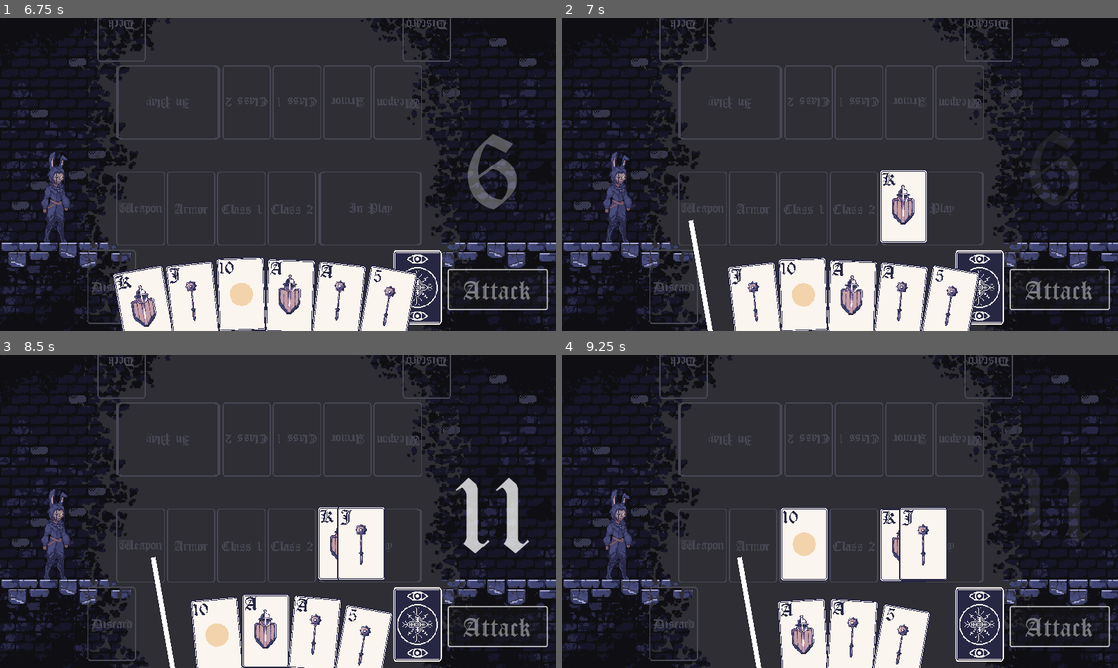
Above: before the commit, frames 1-4 (two rows, left to right).
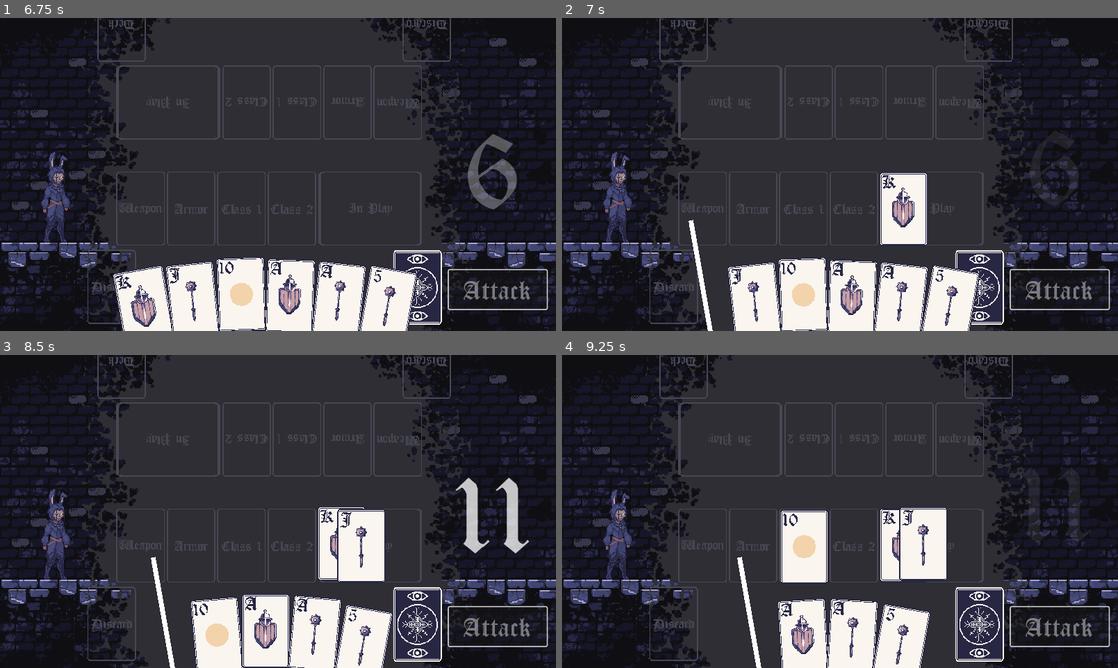
Above: after the commit, the same moments.

Repository: grahamcr4cker/PracticeCards
Game: Godot game, scene res://main_menu.tscn
Same seed, same stepped clock (60 frames per second), same inputs: the game is played once before the commit and once after it.
Inputs (mouse positions are in pixels of both pictures, inside the frame that each line leads up to):
- Up to frame 1 (6.75 s): click "Thief" at 0.5 s; click "Priest" at 1.25 s; click "Longblade" at 2 s; click "Mace" at 2.75 s; click "Heavy Armor" at 3.5 s; click "Play Game" at 4.25 s; click "Attack" at 5 s; move the mouse to (417, 287) at 5.77 s; click (417, 287) at 5.85 s; move the mouse to (144, 305) at 6.52 s; click (144, 305) at 6.6 s
- Up to frame 2 (7 s): no input
- Up to frame 3 (8.5 s): click "Attack" at 7.25 s; move the mouse to (166, 642) at 8.02 s; click (166, 642) at 8.1 s
- Up to frame 4 (9.25 s): move the mouse to (756, 642) at 8.77 s; click (756, 642) at 8.85 s

Frame 1 is identical in both runs. In frame 2, 0.4% of the frame differs, in the area x 57-66%, y 48-73%; in frame 3, 0.3%; in frame 4, 0.3%.

Commit message:
Animated card attempt

Diff:
--- a/PlayableCard.tscn
+++ b/PlayableCard.tscn
@@ -3,39 +3,6 @@
 [ext_resource type="Texture2D" uid="uid://bhwmi0xufos0m" path="res://assets/Card Art/card_back.png" id="1_il4xp"]
 [ext_resource type="Material" uid="uid://c2aiki26mcnqh" path="res://WhiteColorShader.tres" id="1_iqj45"]
 [ext_resource type="Script" path="res://PlayableCard.gd" id="2_sp0tm"]
-
-[sub_resource type="Animation" id="Animation_xwct2"]
-resource_name = "idle"
-length = 3.0
-loop_mode = 1
-tracks/0/type = "value"
-tracks/0/imported = false
-tracks/0/enabled = true
-tracks/0/path = NodePath(".:offset")
-tracks/0/interp = 1
-tracks/0/loop_wrap = true
-tracks/0/keys = {
-"times": PackedFloat32Array(0, 0.9, 1.8, 2.6, 3),
-"transitions": PackedFloat32Array(1, 1, 1, 1, 1),
-"update": 0,
-"values": [Vector2(0, 0), Vector2(0, -5), Vector2(0, -5), Vector2(0, 0), Vector2(0, 0)]
-}
-
-[sub_resource type="Animation" id="Animation_2jh8b"]
-resource_name = "snap_up"
-length = 0.1
-tracks/0/type = "value"
-tracks/0/imported = false
-tracks/0/enabled = true
-tracks/0/path = NodePath(".:offset")
-tracks/0/interp = 1
-tracks/0/loop_wrap = true
-tracks/0/keys = {
-"times": PackedFloat32Array(0, 0.1),
-"transitions": PackedFloat32Array(1, 1),
-"update": 0,
-"values": [Vector2(0, 0), Vector2(0, -20)]
-}
 
 [sub_resource type="Animation" id="Animation_s1omt"]
 length = 0.001
@@ -64,6 +31,67 @@
 "values": [Vector2(1, 1)]
 }
 
+[sub_resource type="Animation" id="Animation_xwct2"]
+resource_name = "idle"
+length = 3.0
+loop_mode = 1
+tracks/0/type = "value"
+tracks/0/imported = false
+tracks/0/enabled = true
+tracks/0/path = NodePath(".:offset")
+tracks/0/interp = 1
+tracks/0/loop_wrap = true
+tracks/0/keys = {
+"times": PackedFloat32Array(0, 0.9, 1.8, 2.6, 3),
+"transitions": PackedFloat32Array(1, 1, 1, 1, 1),
+"update": 0,
+"values": [Vector2(0, 0), Vector2(0, -5), Vector2(0, -5), Vector2(0, 0), Vector2(0, 0)]
+}
+
+[sub_resource type="Animation" id="Animation_2jh8b"]
+resource_name = "snap_up"
+length = 0.1
+tracks/0/type = "value"
+tracks/0/imported = false
+tracks/0/enabled = true
+tracks/0/path = NodePath(".:offset")
+tracks/0/interp = 1
+tracks/0/loop_wrap = true
+tracks/0/keys = {
+"times": PackedFloat32Array(0, 0.1),
+"transitions": PackedFloat32Array(1, 1),
+"update": 0,
+"values": [Vector2(0, 0), Vector2(0, -20)]
+}
+
+[sub_resource type="Animation" id="Animation_ovg3d"]
+resource_name = "teleport_in"
+length = 0.4
+tracks/0/type = "value"
+tracks/0/imported = false
+tracks/0/enabled = true
+tracks/0/path = NodePath(".:material:shader_parameter/active")
+tracks/0/interp = 1
+tracks/0/loop_wrap = true
+tracks/0/keys = {
+"times": PackedFloat32Array(0, 0.3, 0.4),
+"transitions": PackedFloat32Array(1, 1, 1),
+"update": 1,
+"values": [true, true, false]
+}
+tracks/1/type = "value"
+tracks/1/imported = false
+tracks/1/enabled = true
+tracks/1/path = NodePath(".:scale")
+tracks/1/interp = 1
+tracks/1/loop_wrap = true
+tracks/1/keys = {
+"times": PackedFloat32Array(0, 0.3, 0.4),
+"transitions": PackedFloat32Array(1, 1, 1),
+"update": 0,
+"values": [Vector2(0, 2.5), Vector2(1, 1), Vector2(1, 1)]
+}
+
 [sub_resource type="Animation" id="Animation_pnme6"]
 resource_name = "teleport_out"
 length = 0.6
@@ -102,34 +130,6 @@
 "transitions": PackedFloat32Array(1, 1, 1),
 "update": 0,
 "values": [Vector2(1, 1), Vector2(1.2, 1.2), Vector2(0, 2.5)]
-}
-
-[sub_resource type="Animation" id="Animation_ovg3d"]
-resource_name = "teleport_in"
-length = 0.4
-tracks/0/type = "value"
-tracks/0/imported = false
-tracks/0/enabled = true
-tracks/0/path = NodePath(".:material:shader_parameter/active")
-tracks/0/interp = 1
-tracks/0/loop_wrap = true
-tracks/0/keys = {
-"times": PackedFloat32Array(0, 0.3, 0.4),
-"transitions": PackedFloat32Array(1, 1, 1),
-"update": 1,
-"values": [true, true, false]
-}
-tracks/1/type = "value"
-tracks/1/imported = false
-tracks/1/enabled = true
-tracks/1/path = NodePath(".:scale")
-tracks/1/interp = 1
-tracks/1/loop_wrap = true
-tracks/1/keys = {
-"times": PackedFloat32Array(0, 0.3, 0.4),
-"transitions": PackedFloat32Array(1, 1, 1),
-"update": 0,
-"values": [Vector2(0, 2.5), Vector2(1, 1), Vector2(1, 1)]
 }
 
 [sub_resource type="AnimationLibrary" id="AnimationLibrary_y41vu"]
@@ -195,7 +195,7 @@
 material = ExtResource("1_iqj45")
 position = Vector2(1.24529, 1.26606)
 texture = ExtResource("1_il4xp")
-offset = Vector2(0, -5)
+offset = Vector2(0, -0.494604)
 script = ExtResource("2_sp0tm")
 
 [node name="Animation Player" type="AnimationPlayer" parent="."]
Not shown: 1 places in combat_dungeon.tscn that only renumber resources
